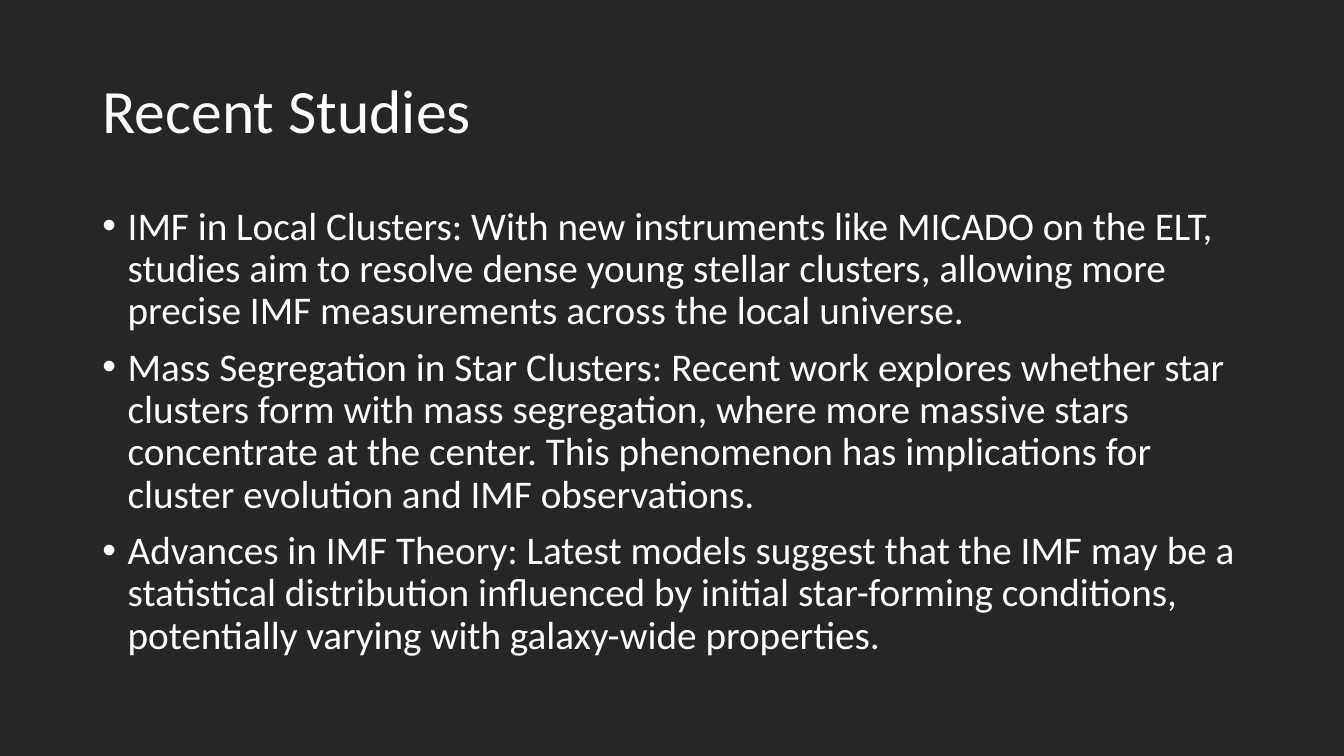
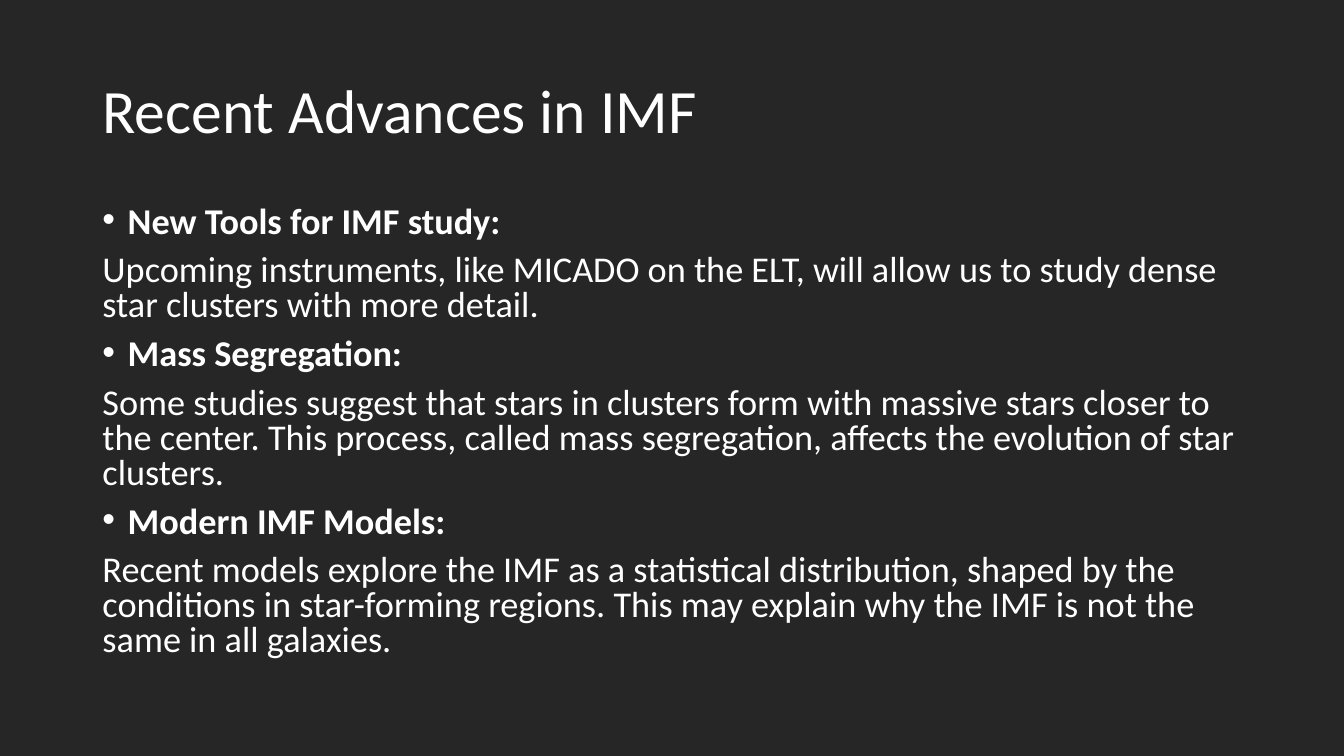
Before and after one commit to laxm7/sta_project, a slide deck: slide 5 of imf_intro_chiara_felix_laxman.pptx. Drawn at 1344x756 pixels with LibreOffice and Linux fonts; fonts in the diff are those of the drawing. Boxes give left, top, right and bottom in pixels: in the first picture for what was removed or moved away, otherwise in the second. Text is boxed around its words. In the diff, an @@ line names an element or a change of style, - is before the commit and + after.

Commit message:
idk3

```diff
--- a/imf_intro_chiara_felix_laxman.pptx
+++ b/imf_intro_chiara_felix_laxman.pptx
@@ title at (x1=102, y1=90, x2=696, y2=134): text changed @@
-Recent Studies
+Recent Advances in IMF
@@ text at (x1=102, y1=208, x2=1234, y2=659): text changed; size 28 to 25.9 pt @@
-• IMF in Local Clusters: With new instruments like MICADO on the ELT, studies aim to resolve dense young stellar clusters, allowing more precise IMF measurements across the local universe.
-• Mass Segregation in Star Clusters: Recent work explores whether star clusters form with mass segregation, where more massive stars concentrate at the center. This phenomenon has implications for cluster evolution and IMF observations.
-• Advances in IMF Theory: Latest models suggest that the IMF may be a statistical distribution influenced by initial star-forming conditions, potentially varying with galaxy-wide properties.
+• New Tools for IMF study:
+Upcoming instruments, like MICADO on the ELT, will allow us to study dense star clusters with more detail.
+• Mass Segregation:
+Some studies suggest that stars in clusters form with massive stars closer to the center. This process, called mass segregation, affects the evolution of star clusters.
+• Modern IMF Models:
+Recent models explore the IMF as a statistical distribution, shaped by the conditions in star-forming regions. This may explain why the IMF is not the same in all galaxies.
```
Also in this commit, not shown: 3 other slides changed, 1 slide added, 1 slide removed.
